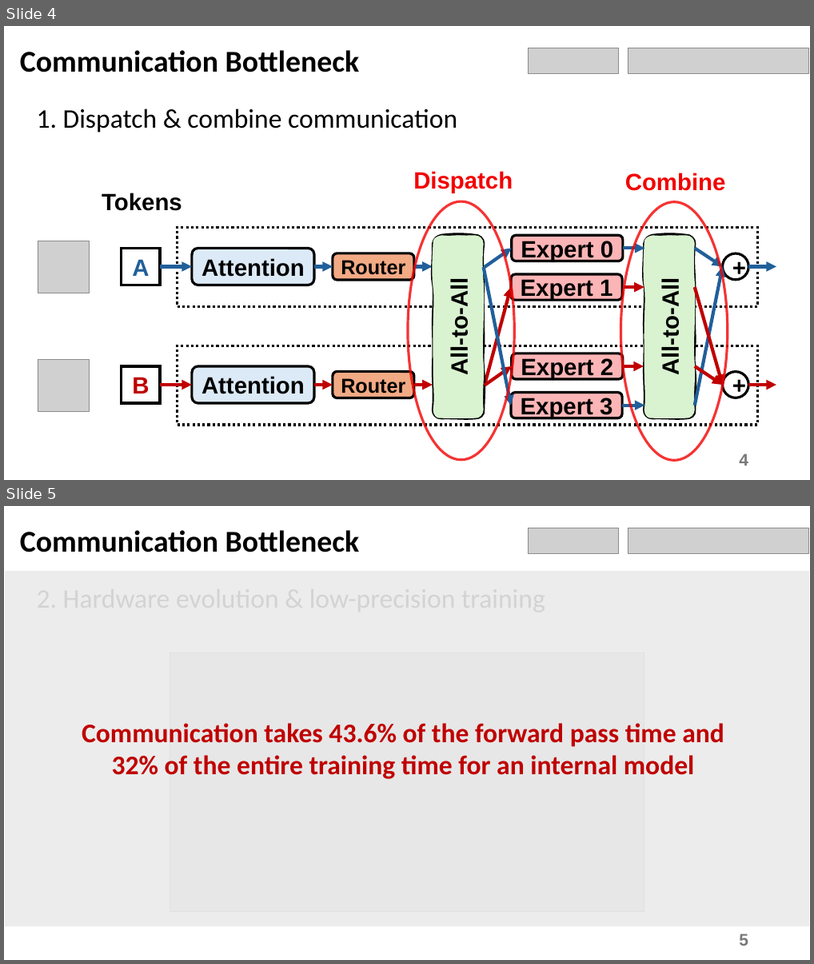
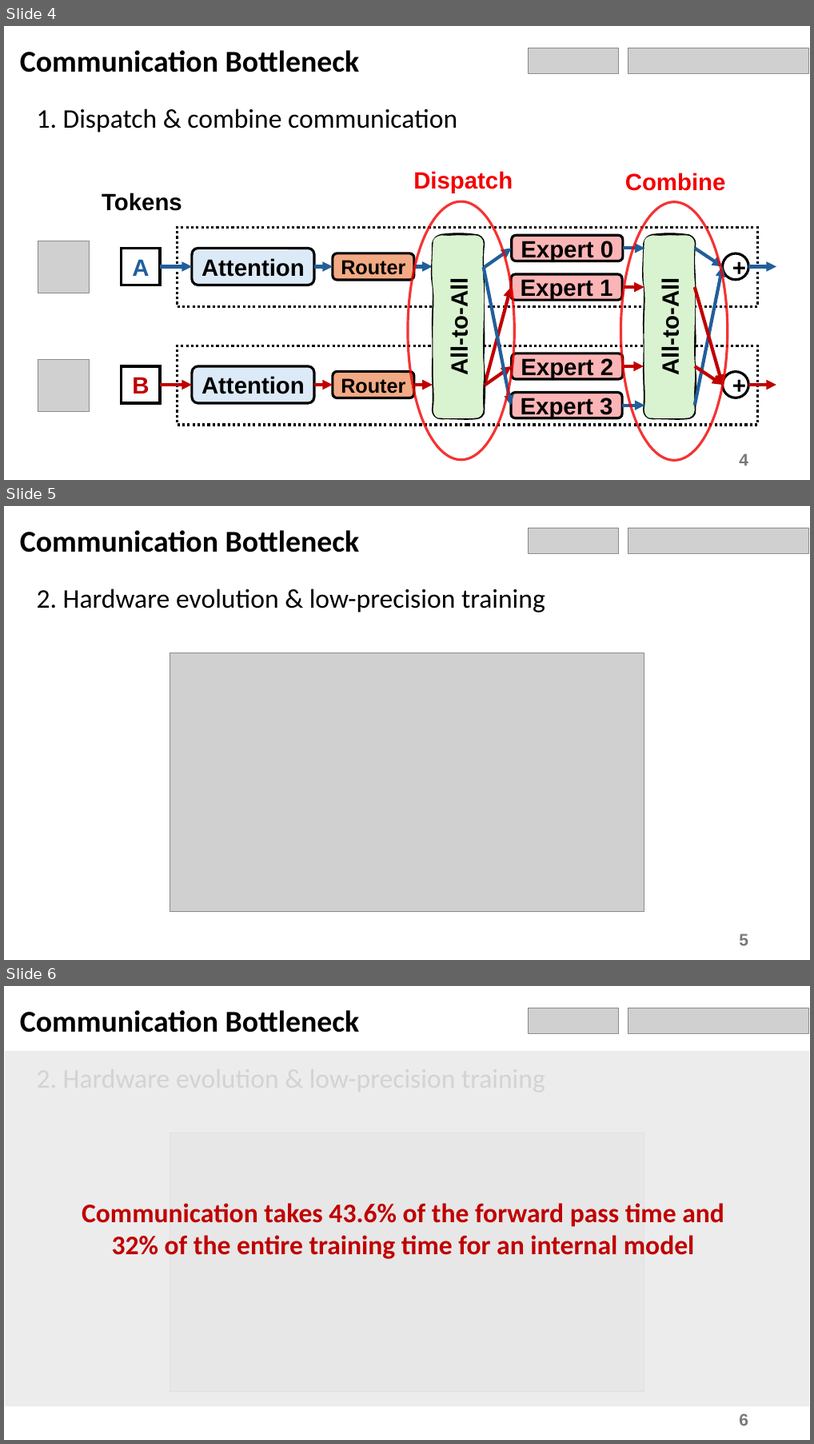
Before and after one commit to chaojin0310/chaojin0310.github.io, a slide deck: files/slides/EuroSys26-MegaScale-MoE-slides.pptx. Shown one above the other, each under a label of ours: slides 4 and 5 before the commit, slides 4, 5 and 6 after it. The pictures are 814x964 and 814x1444 pixels, drawn with LibreOffice and Linux fonts; fonts in the diff are those of the drawing; grey boxes stand for pictures. Boxes give left, top, right and bottom in pixels: in the first picture for what was removed or moved away, otherwise in the second. Text is boxed around its words. In the diff, an @@ line names an element or a change of style, - is before the commit and + after.

```diff
--- a/files/slides/EuroSys26-MegaScale-MoE-slides.pptx
+++ b/files/slides/EuroSys26-MegaScale-MoE-slides.pptx
@@ slide 5 added at [4,506,810,960], background #FFFFFF @@
@@ picture added at [529,528,618,554] @@
@@ picture added at [628,528,810,553] @@
@@ title added at [20,530,360,552], 36 pt, text #000000, bold @@
+Communication Bottleneck
@@ text added at [37,588,546,612], 32 pt, text #000000 @@
+2. Hardware evolution & low-precision training
@@ picture added at [170,653,645,912] @@
@@ page number added at [739,933,749,945], 20 pt, text #797979, bold @@
+5
@@ what was slide 5 is now slide 6 @@
@@ page number at [739,1413,749,1425]: text changed @@
-5
+6
```
Also in this commit, not shown: 1 other slide added, 3 other files.
